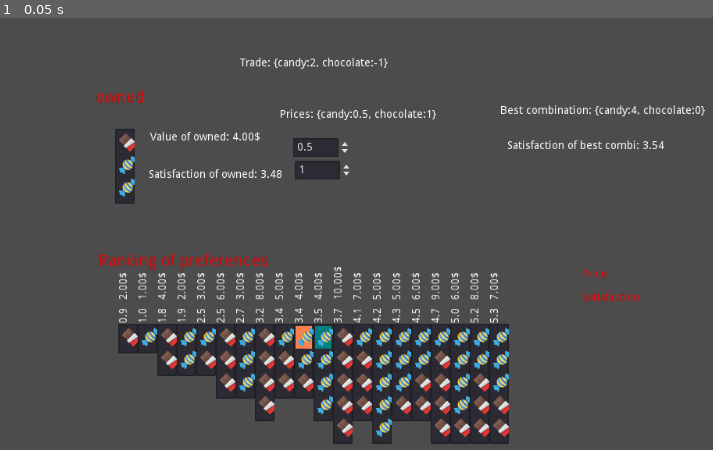
Above: before the commit, frame 1.
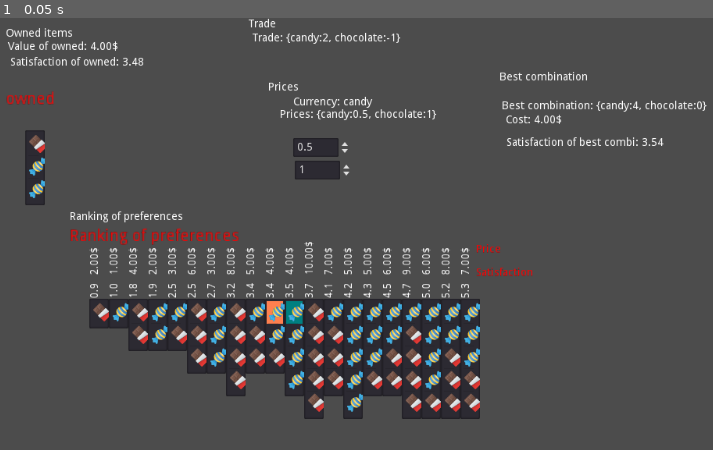
Above: after the commit, the same moment.

Repository: carlostgit/Prices
Game: Godot game, scene res://MainScene.tscn
The game is run twice, just before and just after one commit, with the same random seed, the same clock (stepped at 60 frames per second) and the same inputs. The engine's default icon, where the game draws it, is replaced by a stand-in: a white triangle on a blue panel in a dark square.
Inputs:
- Up to frame 1 (0.05 s): no input

The runs differ from the first frame. In frame 1, 17% of the frame differs, in the area x 0-100%, y 0-99%.

Commit message:
Reordeno controles en MainScene

Diff:
--- a/MainScene.gd
+++ b/MainScene.gd
@@ -28,7 +28,7 @@
 #	pass
 
 func init()->void:
-	$OwnedItems.init_with_combidict(_owned_items_dict,"owned",["",""])
+	$OwnedItems/CombinationItem.init_with_combidict(_owned_items_dict,"owned",["",""])
 	_satisfaction_calculator = create_satisfaction_calculator()
 	_trade_calculator = TradeCalculator.new(_satisfaction_calculator)
 
@@ -72,13 +72,13 @@
 #
 #	$CombinationSatisfaction.init(combination_dict_array_sorted,combination_satisfaction)
 #	TODO: combination_price_list, meterlo en $CombinationSatisfaction
-	$CombinationSatisfaction.init(combination_satisfaction_list, combination_price_list, "Ranking of preferences")
+	$RankingOfPreferences/CombinationSatisfaction.init(combination_satisfaction_list, combination_price_list, "Ranking of preferences")
 
 func update_of_owned_combination()->void:
 		#Satisfaction of owned combination
-	var owned_combination:Combination = $OwnedItems.get_combination()
+	var owned_combination:Combination = $OwnedItems/CombinationItem.get_combination()
 	var owned_color:Color = Color( 1, 0.5, 0.31, 1 )
-	$CombinationSatisfaction.highlight_combination_with_color(owned_combination,owned_color)
+	$RankingOfPreferences/CombinationSatisfaction.highlight_combination_with_color(owned_combination,owned_color)
 	var satisf_of_owned:float = _satisfaction_calculator.calculate_satisf_of_combination(owned_combination)
 	$OwnedItems/LabelSatisfaction.set_text("Satisfaction of owned: " + String(satisf_of_owned).pad_decimals(2))
 
@@ -95,6 +95,7 @@
 #	combination_prices.init_with_combidict(Prices.get_combidict(),"Prices",[str(Prices.get_combidict())])
 #	combination_prices.set_position(Vector2(300,100))
 #	self.add_child(combination_prices)
+	$Prices/LabelCurrency.set_text("Currency: "+Prices.get_currency())
 	$Prices/LabelPrices.set_text("Prices: "+str(Prices.get_combidict()))
 	var candy_price:float = Prices.get_amount_of_product("candy")
 	var chocolate_price:float = Prices.get_amount_of_product("chocolate")
@@ -107,15 +108,16 @@
 	var best_combidict:Dictionary = _trade_calculator.calculate_best_combidict(get_value_of_owned_combination())
 	var best_combination:Combination = Combination.new(best_combidict)
 	var best_color:Color = Color( 0, 0.5, 0.5, 1 )
-	$CombinationSatisfaction.highlight_combination_with_color(best_combination,best_color)
+	$RankingOfPreferences/CombinationSatisfaction.highlight_combination_with_color(best_combination,best_color)
 	$BestCombination/LabelBestCombination.set_text("Best combination: " + str(best_combidict))
 	var satisf_of_best_combi:float = _satisfaction_calculator.calculate_satisf_of_combination(best_combination)
 	$BestCombination/LabelSatisfaction.set_text("Satisfaction of best combi: " + String(satisf_of_best_combi).pad_decimals(2))
 	var value_of_best_combi:float = Prices.calculate_combination_price(best_combination)
+	$BestCombination/LabelCost.set_text("Cost: "+ String(value_of_best_combi).pad_decimals(2)+"$")
 
 func update_trade()->void:
 	var trade_combidict:Dictionary = _trade_calculator.calculate_trade_for_combidict(_owned_items_dict)
-	$LabelTrade.set_text("Trade: "+str(trade_combidict))
+	$Trade/LabelTrade.set_text("Trade: "+str(trade_combidict))
 
 
 
--- a/MainScene.tscn
+++ b/MainScene.tscn
@@ -7,71 +7,46 @@
 [node name="MainScene" type="Node2D"]
 script = ExtResource( 1 )
 
-[node name="OwnedItems" parent="." instance=ExtResource( 2 )]
-margin_left = 97.0
-margin_top = 46.0
-margin_right = 97.0
-margin_bottom = 46.0
-
-[node name="LabelValueOfOwned" type="Label" parent="OwnedItems"]
-margin_left = 167.0
-margin_top = 100.0
-margin_right = 207.0
-margin_bottom = 114.0
-__meta__ = {
-"_edit_use_anchors_": false
-}
-
-[node name="LabelSatisfaction" type="Label" parent="OwnedItems"]
-margin_left = 165.0
-margin_top = 148.0
-margin_right = 205.0
-margin_bottom = 162.0
-
-[node name="CombinationSatisfaction" parent="." instance=ExtResource( 3 )]
-position = Vector2( 99, 150.719 )
-
-[node name="LabelTrade" type="Label" parent="."]
-margin_left = 379.0
-margin_top = 51.0
-margin_right = 419.0
-margin_bottom = 65.0
-__meta__ = {
-"_edit_use_anchors_": false
-}
-
 [node name="BestCombination" type="Control" parent="."]
-margin_left = 562.0
-margin_top = 73.0
-margin_right = 602.0
-margin_bottom = 113.0
+margin_left = 711.0
+margin_top = 69.0
+margin_right = 982.0
+margin_bottom = 261.0
 __meta__ = {
 "_edit_use_anchors_": false
 }
 
 [node name="LabelBestCombination" type="Label" parent="BestCombination"]
-margin_left = 150.0
-margin_top = 39.0
-margin_right = 190.0
-margin_bottom = 53.0
+margin_left = 3.22699
+margin_top = 37.0
+margin_right = 43.227
+margin_bottom = 51.0
 
 [node name="LabelSatisfaction" type="Label" parent="BestCombination"]
-margin_left = 159.0
+margin_left = 9.0
 margin_top = 84.0
-margin_right = 199.0
+margin_right = 49.0
 margin_bottom = 98.0
 
 [node name="LabelCost" type="Label" parent="BestCombination"]
-margin_left = 174.0
-margin_top = 124.0
-margin_right = 214.0
-margin_bottom = 138.0
+margin_left = 7.64319
+margin_top = 55.3133
+margin_right = 47.6432
+margin_bottom = 69.3133
+
+[node name="LabelTitle" type="Label" parent="BestCombination"]
+margin_right = 40.0
+margin_bottom = 14.0
+text = "Best combination"
+__meta__ = {
+"_edit_use_anchors_": false
+}
 
 [node name="Prices" type="Control" parent="."]
 margin_left = 415.0
 margin_top = 82.0
-margin_right = 455.0
-margin_bottom = 122.0
+margin_right = 558.0
+margin_bottom = 246.0
 __meta__ = {
 "_edit_use_anchors_": false
 }
@@ -101,5 +76,102 @@
 margin_right = 108.0
 margin_bottom = 125.0
 step = 0.1
+
+[node name="LabelCurrency" type="Label" parent="Prices"]
+margin_left = 32.0
+margin_top = 19.0
+margin_right = 72.0
+margin_bottom = 33.0
+
+[node name="LabelTitle" type="Label" parent="Prices"]
+margin_right = 40.0
+margin_bottom = 14.0
+text = "Prices"
+
+[node name="Trade" type="Control" parent="."]
+margin_left = 390.0
+margin_top = 1.0
+margin_right = 430.0
+margin_bottom = 41.0
+__meta__ = {
+"_edit_use_anchors_": false
+}
+
+[node name="LabelTrade" type="Label" parent="Trade"]
+margin_left = 5.0
+margin_top = 18.0
+margin_right = 45.0
+margin_bottom = 32.0
+__meta__ = {
+"_edit_use_anchors_": false
+}
+
+[node name="LabelTitle" type="Label" parent="Trade"]
+margin_right = 40.0
+margin_bottom = 14.0
+text = "Trade"
+
+[node name="RankingOfPreferences" type="Control" parent="."]
+margin_left = 161.0
+margin_top = 248.0
+margin_right = 201.0
+margin_bottom = 288.0
+__meta__ = {
+"_edit_use_anchors_": false
+}
+
+[node name="CombinationSatisfaction" parent="RankingOfPreferences" instance=ExtResource( 3 )]
+position = Vector2( 0, 10.719 )
+
+[node name="LabelTitle" type="Label" parent="RankingOfPreferences"]
+margin_right = 40.0
+margin_bottom = 14.0
+text = "Ranking of preferences"
+__meta__ = {
+"_edit_use_anchors_": false
+}
+
+[node name="OwnedItems" type="Control" parent="."]
+margin_left = 101.411
+margin_top = 8.23785
+margin_right = 141.411
+margin_bottom = 48.2379
+__meta__ = {
+"_edit_use_anchors_": false
+}
+
+[node name="LabelValueOfOwned" type="Label" parent="OwnedItems"]
+margin_left = -19.0166
+margin_top = 22.2647
+margin_right = 20.9834
+margin_bottom = 36.2647
+__meta__ = {
+"_edit_use_anchors_": false
+}
+
+[node name="LabelSatisfaction" type="Label" parent="OwnedItems"]
+margin_left = -16.0166
+margin_top = 41.897
+margin_right = 23.9833
+margin_bottom = 55.897
+__meta__ = {
+"_edit_use_anchors_": false
+}
+
+[node name="LabelTitle" type="Label" parent="OwnedItems"]
+margin_left = -21.6599
+margin_top = 4.68094
+margin_right = 64.3401
+margin_bottom = 18.6809
+text = "Owned items"
+__meta__ = {
+"_edit_use_anchors_": false
+}
+
+[node name="CombinationItem" parent="OwnedItems" instance=ExtResource( 2 )]
+margin_left = -11.0652
+margin_top = 42.8216
+margin_right = -11.0652
+margin_bottom = 42.8216
 [connection signal="value_changed" from="Prices/CandyPrice" to="." method="_on_CandyPrice_value_changed"]
 [connection signal="value_changed" from="Prices/ChocolatePrice" to="." method="_on_ChocolatePrice_value_changed"]
